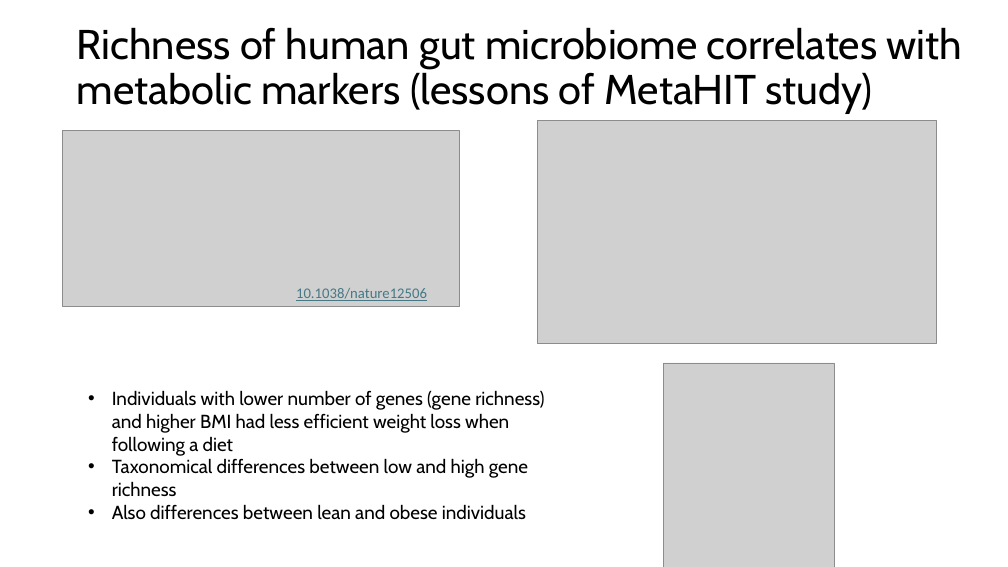
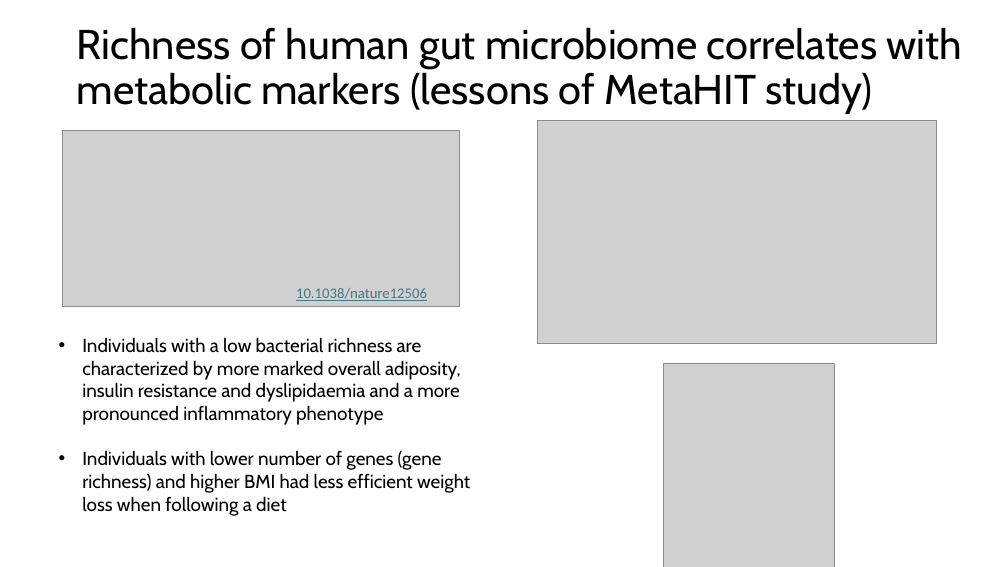
Before and after one commit to biosustain/dsp_metagenomics_training, a slide deck: slide 6 of course_contents/IntroMetagenomics.pptx (slide 5 before the commit). Drawn at 1008x567 pixels with LibreOffice and Linux fonts; fonts in the diff are those of the drawing; grey boxes stand for pictures. Boxes give left, top, right and bottom in pixels: in the first picture for what was removed or moved away, otherwise in the second. Text is boxed around its words. In the diff, an @@ line names an element or a change of style, - is before the commit and + after.

```diff
--- a/course_contents/IntroMetagenomics.pptx
+++ b/course_contents/IntroMetagenomics.pptx
@@ text "Individuals with a low bacterial ...": place and size @@
-text "Individuals with a low bacterial ..." at [112, 390, 544, 520]
+text "Individuals with a low bacterial ..." at [82, 337, 470, 516]
@@ text at [82, 337, 461, 425]: paragraph added @@
+• Individuals with a low bacterial richness are characterized by more marked overall adiposity, insulin resistance and dyslipidaemia and a more pronounced inflammatory phenotype
@@ text at [112, 458, 528, 520]: paragraphs removed @@
-• Taxonomical differences between low and high gene richness
-• Also differences between lean and obese individuals
```
Also in this commit, not shown: 20 other slides changed, 9 slides added, 1 slide removed, 1 other file.
